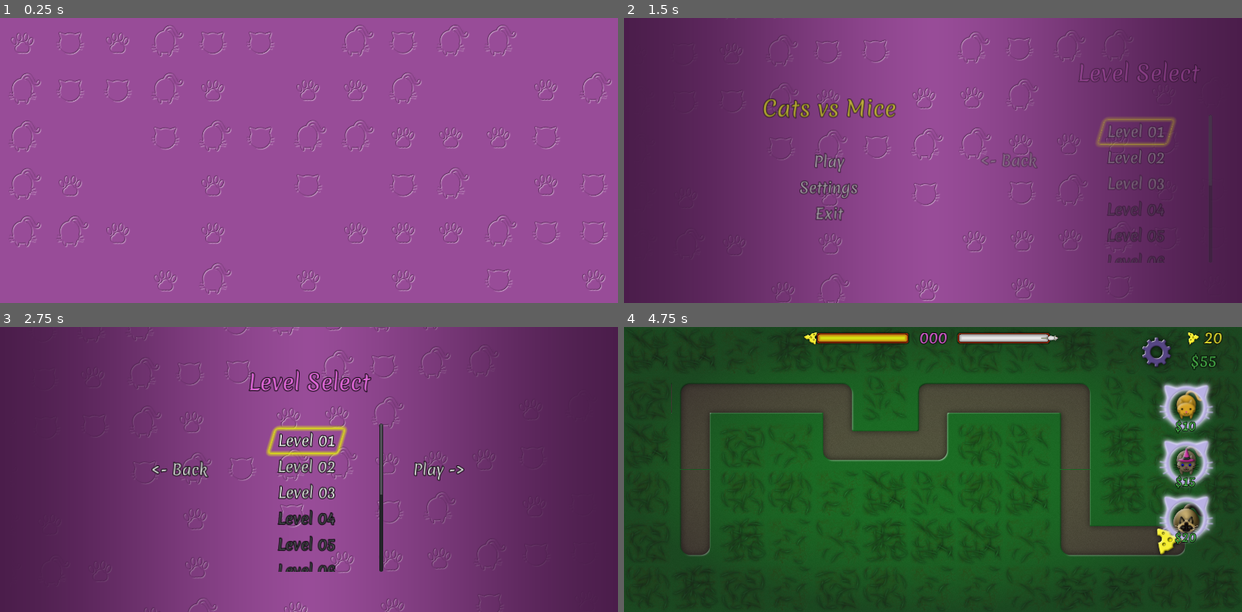
Above: before the commit, frames 1-4 (two rows, left to right).
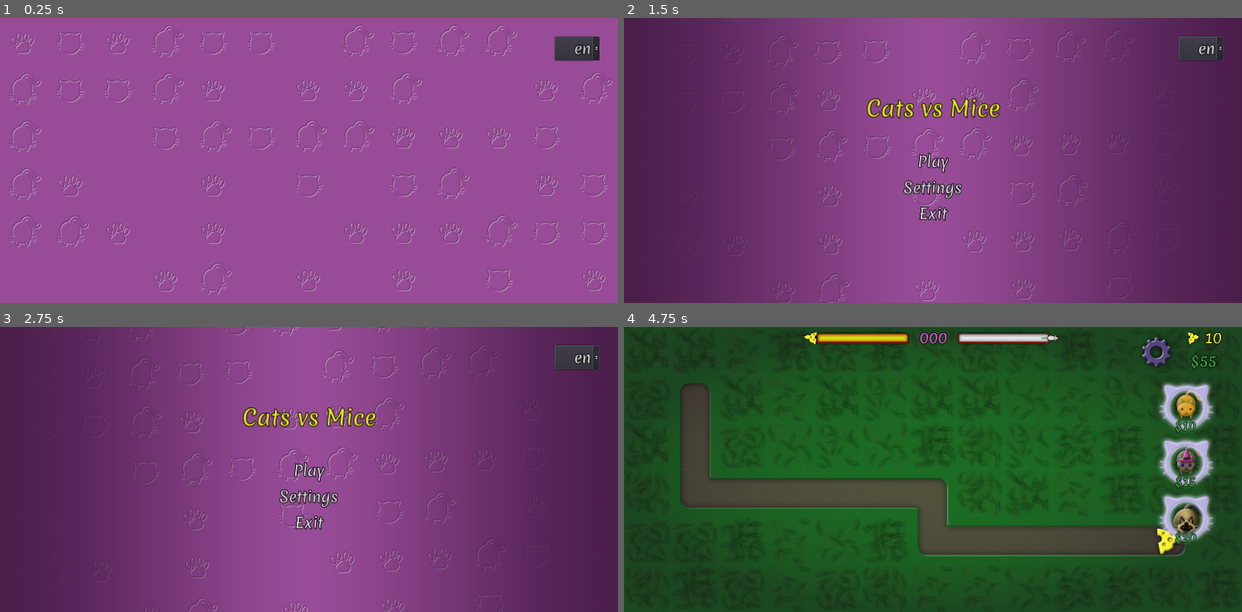
Above: after the commit, the same moments.

Repository: vibrunazo/godot-cats
Game: Godot game, scene res://scenes/maps/MainScene.tscn
The game is run twice, just before and just after one commit, with the same random seed, the same clock (stepped at 60 frames per second) and the same inputs. Sound files missing from this copy of the repository are replaced by a short silence.
Inputs (mouse positions are in pixels of both pictures, inside the frame that each line leads up to):
- Up to frame 1 (0.25 s): no input
- Up to frame 2 (1.5 s): click (1198, 49) at 0.5 s, where only the run after the commit has a clickable "en"; click "Play" at 1.25 s
- Up to frame 3 (2.75 s): click (309, 441) at 2 s, where only the run before the commit has a clickable "Level 01"
- Up to frame 4 (4.75 s): click (933, 441) at 2.75 s, where only the run before the commit has a clickable "Level 01"; click (933, 469) at 3.5 s, where only the run after the commit has a clickable "Play"; click "Play ->" at 4.25 s

The runs differ from the first frame. In frame 1, 0.6% of the frame differs, in the area x 89-97%, y 6-16%; in frame 2, 4.5%; in frame 3, 5.2%; in frame 4, 18%, in the area x 7-97%, y 1-82%.

Commit message:
update language from main scene

Diff:
--- a/project.godot
+++ b/project.godot
@@ -87,8 +87,8 @@
 
 [autoload]
 
+Global="*res://scripts/Global.gd"
 GameData="*res://scripts/GameData.gd"
-Global="*res://scripts/Global.gd"
 
 [display]
 
--- a/scenes/MainScene.gd
+++ b/scenes/MainScene.gd
@@ -2,6 +2,7 @@
 
 var selected = "Map01"
 onready var el_mainmenu: PauseMenu = $"%MainMenu"
+onready var el_lang: OptionButton = $"%LangOption"
 enum State {START, LEVEL_SELECT}
 var state: int = State.START
 
@@ -10,6 +11,7 @@
 	$AnimBG.play("start", 0, 0.2)
 	Global.reset_volume()
 #	el_mainmenu.set_focus()
+	update_lang_from_locale()
 	reset_focus()
 	for b in get_tree().get_nodes_in_group("level"):
 #		var button: ToolButton = b
@@ -17,6 +19,12 @@
 		b.connect("pressed", self, "level_pressed", [b.get_name()])
 		b.connect("button_down", self, "level_pressed", [b.get_name()])
 		b.connect("focus_entered", self, "level_pressed", [b.get_name()])
+
+func update_lang_from_locale():
+	if TranslationServer.get_locale() == 'en':
+		el_lang.select(0)
+	else:
+		el_lang.select(1)
 
 func play_selected_level():
 # warning-ignore:return_value_discarded
@@ -42,12 +50,10 @@
 # warning-ignore:return_value_discarded
 	play_selected_level()
 
-
 func _on_LevelBackButton_pressed():
 	$Anim.play_backwards("out")
 	state = State.START
 	el_mainmenu.set_focus()
-
 
 func reset_focus():
 	yield(get_tree().create_timer(0.3), "timeout")
@@ -58,3 +64,10 @@
 	else:
 		print('focus is already on %s' % focus)
 	focus = el_mainmenu.get_focus_owner()
+
+func _on_LangOption_item_selected(index):
+	print('changed lang to %s' % index)
+	if index == 0:
+		TranslationServer.set_locale('en')
+	else:
+		TranslationServer.set_locale('pt_BR')
--- a/scenes/maps/MainScene.tscn
+++ b/scenes/maps/MainScene.tscn
@@ -6,6 +6,7 @@
 [ext_resource path="res://scenes/MainMenu.tscn" type="PackedScene" id=4]
 [ext_resource path="res://scenes/LevelSelectMenu.tscn" type="PackedScene" id=5]
 [ext_resource path="res://assets/audio/music/One Man Symphony - Royalty Free Soundtrack Collection - 74 Happy Memories.mp3" type="AudioStream" id=6]
+[ext_resource path="res://resources/cats_theme.tres" type="Theme" id=7]
 
 [sub_resource type="Gradient" id=4]
 resource_local_to_scene = true
@@ -629,11 +630,11 @@
 [node name="Paused" parent="CanvasLayer/MainMenu/HBoxContainer" index="0"]
 custom_fonts/font = SubResource( 6 )
 
+[node name="ResumeButton" parent="CanvasLayer/MainMenu/HBoxContainer" index="2"]
+focus_neighbour_top = NodePath("../../../MarginContainer/LangOption")
+
 [node name="RestartButton" parent="CanvasLayer/MainMenu/HBoxContainer" index="4"]
 margin_right = 300.0
-
-[node name="ExitButton" parent="CanvasLayer/MainMenu/HBoxContainer" index="5"]
-text = "Exit"
 
 [node name="AudioStreamPlayer" parent="CanvasLayer/MainMenu" index="3"]
 bus = "Master"
@@ -655,6 +656,30 @@
 [node name="VBoxContainer" parent="CanvasLayer/LevelSelectMenu/VBox/ScrollContainer" index="0"]
 margin_right = 400.0
 
+[node name="MarginContainer" type="MarginContainer" parent="CanvasLayer"]
+anchor_left = 1.0
+anchor_right = 1.0
+margin_left = -170.0
+margin_bottom = 115.0
+grow_horizontal = 0
+mouse_filter = 2
+theme = ExtResource( 7 )
+custom_constants/margin_right = 50
+custom_constants/margin_top = 50
+
+[node name="LangOption" type="OptionButton" parent="CanvasLayer/MarginContainer"]
+unique_name_in_owner = true
+margin_top = 50.0
+margin_right = 120.0
+margin_bottom = 115.0
+rect_min_size = Vector2( 120, 0 )
+focus_neighbour_bottom = NodePath("../../MainMenu/HBoxContainer/ResumeButton")
+action_mode = 1
+text = "en"
+align = 2
+items = [ "en", null, false, 0, null, "pt_BR", null, false, 1, null ]
+selected = 0
+
 [node name="TileMap" type="TileMap" parent="."]
 tile_set = SubResource( 1 )
 cell_size = Vector2( 128, 128 )
@@ -687,6 +712,7 @@
 [connection signal="pressed" from="CanvasLayer/MainMenu/HBoxContainer/ResumeButton" to="." method="_on_ResumeButton_pressed"]
 [connection signal="pressed" from="CanvasLayer/LevelSelectMenu/Margin/BackButton" to="." method="_on_LevelBackButton_pressed"]
 [connection signal="pressed" from="CanvasLayer/LevelSelectMenu/Margin2/PlayButton" to="." method="_on_PlayLevelButton_pressed"]
+[connection signal="item_selected" from="CanvasLayer/MarginContainer/LangOption" to="." method="_on_LangOption_item_selected"]
 
 [editable path="CanvasLayer/MainMenu"]
 [editable path="CanvasLayer/LevelSelectMenu"]
--- a/scripts/GameData.gd
+++ b/scripts/GameData.gd
@@ -1,6 +1,6 @@
 extends Node
 
-var cat_data = {
+onready var cat_data = {
 	"Cat1": {
 		'id': 0,
 		'full_name': tr('cat1'),
--- a/scripts/Global.gd
+++ b/scripts/Global.gd
@@ -14,6 +14,7 @@
 	rng.randomize()
 	print('global script is ready, DEBUG is %s' % DEBUG)
 	set_volume(master_volume)
+#	TranslationServer.set_locale('en')
 
 func set_volume(volume: float):
 	set_bus_volume(volume)
Not shown: 1 places in scenes/maps/MainScene.tscn that only renumber resources
